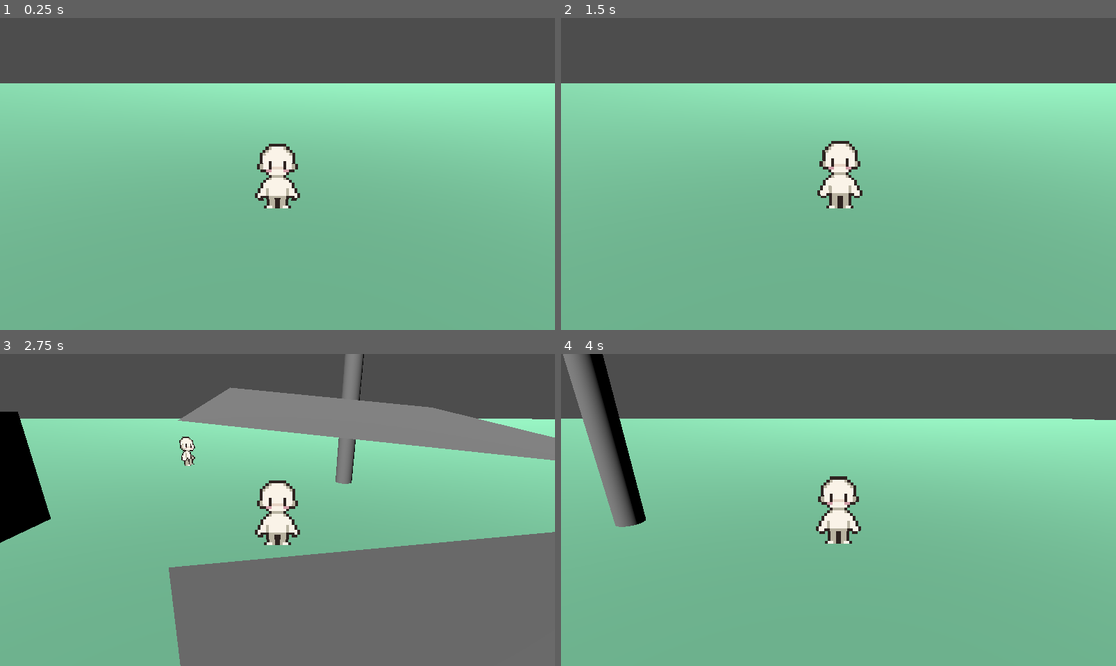
Above: before the commit, frames 1-4 (two rows, left to right).
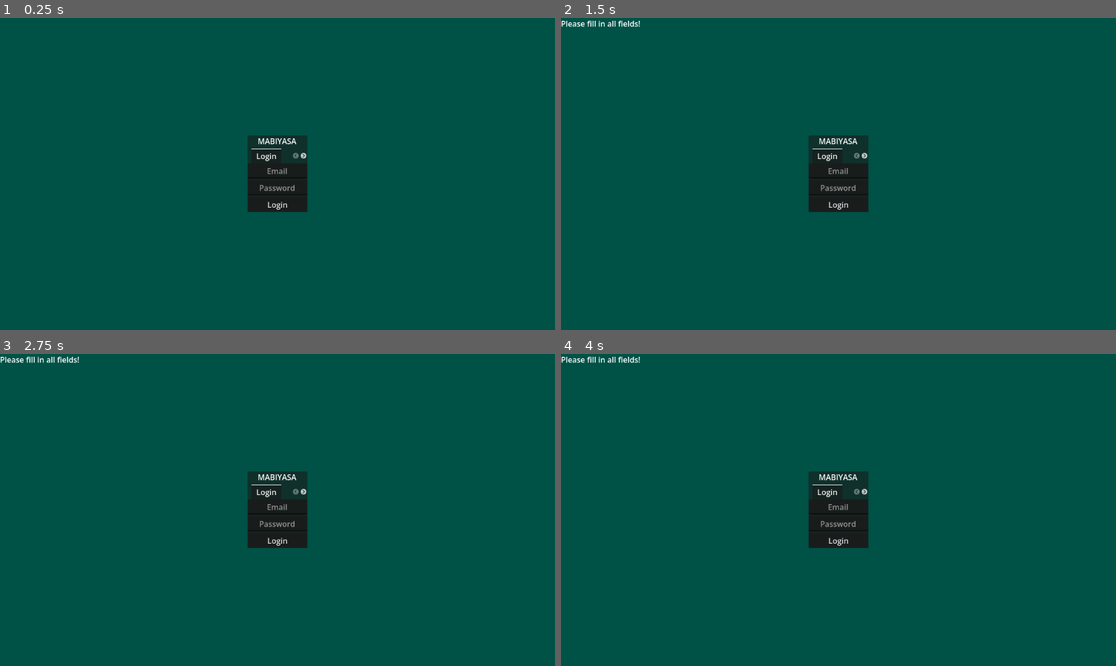
Above: after the commit, the same moments.

Repository: entomma/Mabiyasa
Game: Godot game, scene res://Scenes/AuthScreen.tscn
The game is run twice, just before and just after one commit, with the same random seed, the same clock (stepped at 60 frames per second) and the same inputs. Before the commit the project starts from res://Scenes/MainWorld.tscn.
Inputs (mouse positions are in pixels of both pictures, inside the frame that each line leads up to):
- Up to frame 1 (0.25 s): no input
- Up to frame 2 (1.5 s): click (838, 205) at 0.5 s, where only the run after the commit has a clickable "Login"; move the mouse to (960, 158) at 1.27 s; hold Right (ui_right) from 1.28 s (still down); click (960, 158) at 1.42 s
- Up to frame 3 (2.75 s): move the mouse to (166, 525) at 2.02 s; release Right (ui_right) at 2.03 s; hold Down (ui_down) from 2.03 s (still down); click (166, 525) at 2.17 s
- Up to frame 4 (4 s): move the mouse to (894, 441) at 2.77 s; release Down (ui_down) at 2.78 s; hold Right (ui_right) 2.78-3.53 s; click (894, 441) at 2.92 s; move the mouse to (810, 572) at 3.52 s; hold Up (ui_up) from 3.53 s (still down); click (810, 572) at 3.67 s

The runs differ from the first frame. In frame 1, 100% of the frame differs, in the area x 0-100%, y 0-100%; in frame 2, 100%; in frame 3, 100%; in frame 4, 100%.

Commit message:
trainsition and register login fix

Diff:
--- a/Resources/Characters/manasan.tres
+++ b/Resources/Characters/manasan.tres
@@ -5,7 +5,7 @@
 [resource]
 script = ExtResource("1_6wwri")
 character_id = 1
-character_name = "Gabryel"
+character_name = "David"
 english_name = "Fisher"
 job = "Manasan"
 element = "Water"
--- /dev/null
+++ b/Resources/Skills/Tanud/tanud_basic.tres
@@ -0,0 +1,24 @@
+[gd_resource type="Resource" script_class="SkillData" format=3 uid="uid://d4k62j282r53d"]
+
+[ext_resource type="Script" uid="uid://3vxxfvp53pav" path="res://Scripts/SkillData.gd" id="1_wy60m"]
+
+[resource]
+script = ExtResource("1_wy60m")
+skill_id = 21
+skill_name = "Bantay"
+skill_description = "Deals Earth DMG equal to 50%—104% of Tanud's ATK to a single enemy"
+skill_type = "Basic"
+heal_bonus_per_level = 0.0
+effect_bonus_per_level = 0.0
+heal_flat_per_level = 0
+sp_gain = 1
+energy_gain = 20
+damage_multiplier = 0.5
+element = "Earth"
+hits = 1
+effect_type = "Damage"
+target_type = "Single"
+trigger_card_category = "none"
+trigger_card_type = "none"
+trigger_effect = "none"
+metadata/_custom_type_script = "uid://3vxxfvp53pav"
--- /dev/null
+++ b/Resources/Skills/Tanud/tanud_skill.tres
@@ -0,0 +1,26 @@
+[gd_resource type="Resource" script_class="SkillData" format=3 uid="uid://daobbibmrmmim"]
+
+[ext_resource type="Script" uid="uid://3vxxfvp53pav" path="res://Scripts/SkillData.gd" id="1_o4c5s"]
+
+[resource]
+script = ExtResource("1_o4c5s")
+skill_id = 22
+skill_name = "Tangkilik"
+skill_description = "Shields a single ally absorbing DMG equal to 800—1250 plus 20%—56% of Tanud's DEF"
+skill_type = "Skill"
+damage_bonus_per_level = 0.0
+heal_bonus_per_level = 0.0
+shield_bonus_per_level = 0.03
+effect_bonus_per_level = 0.0
+heal_flat_per_level = 0
+shield_flat_per_level = 400
+sp_cost = 1
+energy_gain = 30
+element = "Earth"
+effect_type = "Shield"
+effect_duration = 1
+target_type = "Single"
+trigger_card_category = "none"
+trigger_card_type = "none"
+trigger_effect = "none"
+metadata/_custom_type_script = "uid://3vxxfvp53pav"
--- /dev/null
+++ b/Resources/Skills/Tanud/tanud_talent.tres
@@ -0,0 +1,24 @@
+[gd_resource type="Resource" script_class="SkillData" format=3 uid="uid://chxsd7uctkjid"]
+
+[ext_resource type="Script" uid="uid://3vxxfvp53pav" path="res://Scripts/SkillData.gd" id="1_sbikw"]
+
+[resource]
+script = ExtResource("1_sbikw")
+skill_id = 24
+skill_name = "Night Watch"
+skill_description = "When an Earth card is played shields team for 10%—28% of Tanud's DEF"
+skill_type = "Talent"
+damage_bonus_per_level = 0.0
+heal_bonus_per_level = 0.0
+shield_bonus_per_level = 0.01
+effect_bonus_per_level = 0.0
+heal_flat_per_level = 0
+element = "Earth"
+shield_def_scaling = 0.1
+effect_type = "Shield"
+target_type = "Team"
+trigger_card_category = "Earth"
+trigger_card_type = "Action"
+trigger_effect = "ShieldTeam"
+trigger_value = 0.1
+metadata/_custom_type_script = "uid://3vxxfvp53pav"
--- /dev/null
+++ b/Resources/Skills/Tanud/tanud_ultimate.tres
@@ -0,0 +1,27 @@
+[gd_resource type="Resource" script_class="SkillData" format=3 uid="uid://c71bf8ktkc1y2"]
+
+[ext_resource type="Script" uid="uid://3vxxfvp53pav" path="res://Scripts/SkillData.gd" id="1_3v254"]
+
+[resource]
+script = ExtResource("1_3v254")
+skill_id = 23
+skill_name = "Kutang Pampanga"
+skill_description = "Deals Earth DMG equal to 120%—210% of Tanud's ATK to all enemies and shields team absorbing DMG equal to 2000—2900 plus 30%—66% of Tanud's DEF"
+skill_type = "Ultimate"
+heal_bonus_per_level = 0.0
+shield_bonus_per_level = 0.04
+effect_bonus_per_level = 0.0
+heal_flat_per_level = 0
+shield_flat_per_level = 20
+energy_cost = 100
+damage_multiplier = 1.2
+element = "Earth"
+hits = 1
+shield_flat = 800
+shield_def_scaling = 0.3
+effect_type = "Shield"
+target_type = "AoE"
+trigger_card_category = "none"
+trigger_card_type = "none"
+trigger_effect = "none"
+metadata/_custom_type_script = "uid://3vxxfvp53pav"
--- a/Scenes/AuthScreen.tscn
+++ b/Scenes/AuthScreen.tscn
@@ -9,6 +9,8 @@
 anchor_bottom = 1.0
 grow_horizontal = 2
 grow_vertical = 2
+focus_mode = 2
+mouse_filter = 1
 script = ExtResource("1_afws2")
 
 [node name="Background" type="ColorRect" parent="." unique_id=1272652220]
@@ -18,6 +20,7 @@
 anchor_bottom = 1.0
 grow_horizontal = 2
 grow_vertical = 2
+mouse_filter = 2
 color = Color(0, 0.31850365, 0.27268085, 1)
 
 [node name="CenterContainer" type="CenterContainer" parent="." unique_id=396441362]
@@ -30,6 +33,8 @@
 
 [node name="PanelContainer" type="PanelContainer" parent="CenterContainer" unique_id=934410860]
 layout_mode = 2
+focus_mode = 2
+mouse_filter = 1
 
 [node name="VBoxContainer" type="VBoxContainer" parent="CenterContainer/PanelContainer" unique_id=367989700]
 layout_mode = 2
@@ -41,10 +46,12 @@
 
 [node name="TabContainer" type="TabContainer" parent="CenterContainer/PanelContainer/VBoxContainer" unique_id=1705323572]
 layout_mode = 2
+focus_mode = 2
 current_tab = 0
 
 [node name="Login" type="VBoxContainer" parent="CenterContainer/PanelContainer/VBoxContainer/TabContainer" unique_id=1230136388]
 layout_mode = 2
+focus_mode = 2
 metadata/_tab_index = 0
 
 [node name="EmailInput" type="LineEdit" parent="CenterContainer/PanelContainer/VBoxContainer/TabContainer/Login" unique_id=420554327]
@@ -65,6 +72,7 @@
 [node name="Register" type="VBoxContainer" parent="CenterContainer/PanelContainer/VBoxContainer/TabContainer" unique_id=1705907300]
 visible = false
 layout_mode = 2
+focus_mode = 2
 metadata/_tab_index = 1
 
 [node name="UsernameInput" type="LineEdit" parent="CenterContainer/PanelContainer/VBoxContainer/TabContainer/Register" unique_id=1682721236]
--- a/Scenes/Battle.tscn
+++ b/Scenes/Battle.tscn
@@ -11,7 +11,7 @@
 script = ExtResource("1_wvl2i")
 
 [node name="Camera3D" type="Camera3D" parent="." unique_id=1245459190]
-transform = Transform3D(1, 0, 0, 0, 0.9848077, 0.17364818, 0, -0.17364818, 0.9848077, 0, 2, 8)
+transform = Transform3D(1, 0, 0, 0, 0.99026805, 0.1391731, 0, -0.1391731, 0.99026805, 0, 3, 8)
 
 [node name="DirectionalLight3D" type="DirectionalLight3D" parent="." unique_id=227198224]
 transform = Transform3D(0.8660254, 0.35355338, -0.35355338, 0, 0.70710677, 0.70710677, 0.5, -0.6123724, 0.6123724, 0, 0, 0)
--- a/Scenes/Transition.tscn
+++ b/Scenes/Transition.tscn
@@ -66,6 +66,7 @@
 anchor_bottom = 1.0
 grow_horizontal = 2
 grow_vertical = 2
+mouse_filter = 2
 color = Color(0, 0, 0, 1)
 
 [node name="AnimationPlayer" type="AnimationPlayer" parent="." unique_id=2057533018]
--- a/Scripts/AuthScreen.gd
+++ b/Scripts/AuthScreen.gd
@@ -71,3 +71,21 @@
 			status_label.text = "Failed: " + result.message
 		else:
 			status_label.text = "Failed: " + str(result)
+func _ready():
+	# Allow clicking to focus
+	set_process_unhandled_input(true)
+# Force the control to handle mouse input
+	mouse_filter = Control.MOUSE_FILTER_PASS
+
+	# Make sure all children can receive input
+	for child in get_children():
+		if child is Control:
+			child.mouse_filter = Control.MOUSE_FILTER_PASS
+
+
+func _unhandled_input(event):
+	if event is InputEventMouseButton:
+		# Release focus when clicking outside inputs
+		var focused = get_viewport().gui_get_focus_owner()
+		if focused:
+			focused.release_focus()
--- a/Scripts/GameManager.gd
+++ b/Scripts/GameManager.gd
@@ -3,6 +3,7 @@
 var player_profile: Dictionary = {}
 var player_characters: Array = []
 var player_cards: Array = []
+var owned_character_resources: Array = []
 
 var in_combat: bool = false
 var active_enemy = null
@@ -39,3 +40,27 @@
 	var player = get_tree().get_first_node_in_group("player")
 	if player:
 		player.set_physics_process(true)
+# Convert DB character records to CharacterData resources
+func load_character_resources() -> void:
+	owned_character_resources.clear()
+
+	for db_char in player_characters:
+		var char_id = db_char.get("character_id", 0)
+		var char_resource = get_character_by_id(char_id)
+
+		if char_resource:
+			# Apply saved level from DB
+			char_resource.current_level = db_char.get("current_level", 1)
+			char_resource.current_exp = db_char.get("current_exp", 0)
+			owned_character_resources.append(char_resource)
+
+	print("Loaded character resources: ", owned_character_resources.size())
+
+func get_character_by_id(id: int) -> CharacterData:
+	var path = "res://Resources/Characters/"
+	for f in DirAccess.get_files_at(path):
+		if f.ends_with(".tres"):
+			var char_data = load(path + f)
+			if char_data is CharacterData and char_data.character_id == id:
+				return char_data
+	return null
--- a/Scripts/SupabaseManager.gd
+++ b/Scripts/SupabaseManager.gd
@@ -72,7 +72,7 @@
 		"Content-Type: application/json",
 		"apikey: " + SUPABASE_ANON_KEY,
 		"Authorization: Bearer " + auth_token,
-        "Prefer: return=representation"
+		"Prefer: return=representation"
 	]
 
 	var body = JSON.stringify({
@@ -80,19 +80,12 @@
 		"username": username
 	})
 
-	print("Creating profile...")
-	print("Token: ", auth_token)
-	print("User ID: ", current_user_id)
-
 	http.request(SUPABASE_URL + "/rest/v1/player_profile", headers, HTTPClient.METHOD_POST, body)
 	var response = await http.request_completed
 	http.queue_free()
 
-	var response_code = response[1]
 	var response_body = response[3].get_string_from_utf8()
-
-	print("Response code: ", response_code)
-	print("Response body: ", response_body)
+	print("Profile creation response: ", response_body)
 
 	if response_body == "":
 		return {"success": true}
@@ -101,7 +94,43 @@
 	if result == null:
 		return {"success": true}
 
+	# Give Manasan after profile created
+	await give_starter_characters()
+
 	return result
+
+# Give starter characters after profile creation
+func give_starter_characters() -> void:
+	# Fetch profile first to get UID
+	await fetch_player_profile()
+
+	var uid = GameManager.player_profile.get("uid", 0)
+	if uid == 0:
+		print("No UID found!")
+		return
+
+	var http = HTTPRequest.new()
+	add_child(http)
+
+	var headers = [
+		"Content-Type: application/json",
+		"apikey: " + SUPABASE_ANON_KEY,
+		"Authorization: Bearer " + auth_token
+	]
+
+	# Give Manasan (character_id = 1)
+	var body = JSON.stringify({
+		"uid": int(uid),
+		"character_id": 1,
+		"current_level": 1,
+		"current_exp": 0
+	})
+
+	http.request(SUPABASE_URL + "/rest/v1/player_characters", headers, HTTPClient.METHOD_POST, body)
+	var response = await http.request_completed
+	http.queue_free()
+	print("Manasan given: ", response[3].get_string_from_utf8())
+
 # Fetch player profile
 func fetch_player_profile() -> void:
 	var http = HTTPRequest.new()
@@ -123,6 +152,106 @@
 	if result != null and result.size() > 0:
 		current_uid = result[0].uid
 		GameManager.player_profile = result[0]
-		print("Profile saved to GameManager: ", GameManager.player_profile)
-	else:
-		print("No profile found for user: ", current_user_id)
+
+		# Also fetch characters after profile loads
+		await fetch_player_characters()
+		GameManager.load_character_resources()
+		print("Profile and characters loaded!")
+# Fetch player's owned characters
+func fetch_player_characters() -> Array:
+	var http = HTTPRequest.new()
+	add_child(http)
+
+	var headers = [
+		"apikey: " + SUPABASE_ANON_KEY,
+		"Authorization: Bearer " + auth_token
+	]
+
+	var uid = GameManager.player_profile.get("uid", 0)
+	http.request(SUPABASE_URL + "/rest/v1/player_characters?uid=eq." + str(int(uid)), headers, HTTPClient.METHOD_GET, "")
+	var response = await http.request_completed
+	http.queue_free()
+
+	var result = JSON.parse_string(response[3].get_string_from_utf8())
+	print("Player characters from DB: ", result)
+
+	if result != null and result is Array:
+		GameManager.player_characters = result
+		return result
+	return []
+
+# Give Tanud after tutorial
+func give_tanud() -> void:
+	var http = HTTPRequest.new()
+	add_child(http)
+
+	var headers = [
+		"Content-Type: application/json",
+		"apikey: " + SUPABASE_ANON_KEY,
+		"Authorization: Bearer " + auth_token
+	]
+
+	var uid = GameManager.player_profile.get("uid", 0)
+	var body = JSON.stringify({
+		"uid": int(uid),
+		"character_id": 6,  # Tanud's ID
+		"current_level": 1,
+		"current_exp": 0
+	})
+
+	http.request(SUPABASE_URL + "/rest/v1/player_characters", headers, HTTPClient.METHOD_POST, body)
+	var response = await http.request_completed
+	http.queue_free()
+	print("Tanud given: ", response[3].get_string_from_utf8())
+
+# Save pull currency (pulls)
+func spend_pulls(amount: int) -> bool:
+	var current_pulls = GameManager.player_profile.get("pulls", 0)
+	if current_pulls < amount:
+		print("Not enough pulls!")
+		return false
+
+	var http = HTTPRequest.new()
+	add_child(http)
+
+	var headers = [
+		"Content-Type: application/json",
+		"apikey: " + SUPABASE_ANON_KEY,
+		"Authorization: Bearer " + auth_token
+	]
+
+	var uid = GameManager.player_profile.get("uid", 0)
+	var body = JSON.stringify({
+		"pulls": current_pulls - amount
+	})
+
+	http.request(SUPABASE_URL + "/rest/v1/player_profile?uid=eq." + str(int(uid)), headers, HTTPClient.METHOD_PATCH, body)
+	var _response = await http.request_completed
+	http.queue_free()
+
+	GameManager.player_profile["pulls"] = current_pulls - amount
+	return true
+
+# Add pulls after battle win
+func add_pulls(amount: int) -> void:
+	var http = HTTPRequest.new()
+	add_child(http)
+
+	var headers = [
+		"Content-Type: application/json",
+		"apikey: " + SUPABASE_ANON_KEY,
+		"Authorization: Bearer " + auth_token
+	]
+
+	var current_pulls = GameManager.player_profile.get("pulls", 0)
+	var uid = GameManager.player_profile.get("uid", 0)
+	var body = JSON.stringify({
+		"pulls": current_pulls + amount
+	})
+
+	http.request(SUPABASE_URL + "/rest/v1/player_profile?uid=eq." + str(int(uid)), headers, HTTPClient.METHOD_PATCH, body)
+	var response = await http.request_completed
+	http.queue_free()
+
+	GameManager.player_profile["pulls"] = current_pulls + amount
+	print("Pulls added: ", amount, " Total: ", current_pulls + amount)
--- a/project.godot
+++ b/project.godot
@@ -11,8 +11,9 @@
 [application]
 
 config/name="mabiyasa"
-run/main_scene="uid://bncicv1liw246"
+run/main_scene="uid://ckvuna8aw7i2o"
 config/features=PackedStringArray("4.6", "Forward Plus")
+boot_splash/stretch_mode=0
 config/icon="res://icon.svg"
 
 [autoload]
Not shown, changed: supabase/snippets/Untitled query 468.sql
